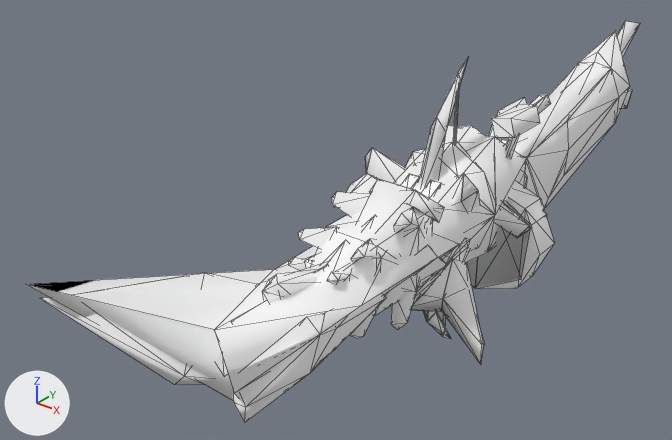
Two versions of the glTF model docs/models/weapons/w06/005.glb, one commit apart.
Rendered twice from a camera (50 mm lens) standing at (1.043, -1.979, 0.747) and looking at (-0.221, -0.398, -0.233). The lights are fixed; the arrows at lower left show +X, +Y and +Z. The first picture is the older version. Mesh edges are drawn as thin lines. Vertices at exactly the same position are counted once.

Script lines for the objects in view, before the commit:
```python
me_group_1 = bpy.data.meshes.new('Group[1]')
me_group_1.from_pydata(...)  # 139 vertices, 192 faces; spans x -0.25..0.25, y -1.219..-0.355, z -0.37..-0.054
# faces by material slot: [2, 108, 82]
me_group_1.materials.append(mat_xfba0__m00_lbg005)  # white #ffffff
me_group_1.materials.append(mat_xfb__m00_lbg005)  # white #ffffff
me_group_1.materials.append(mat_xfb__e_m00_lbg005)  # white #ffffff
me_group_100 = bpy.data.meshes.new('Group[100]')
me_group_100.from_pydata(...)  # 107 vertices, 154 faces; spans x -0.222..0.222, y -0.489..0.805, z -0.583..0.166
me_group_100.materials.append(mat_xfb__m00_lbg005)  # white #ffffff
me_group_2 = bpy.data.meshes.new('Group[2]')
me_group_2.from_pydata(...)  # 214 vertices, 339 faces; spans x -0.103..0.103, y -0.893..-0.275, z -0.347..-0.054
# faces by material slot: [306, 33]
me_group_2.materials.append(mat_xfb__m00_lbg005)  # white #ffffff
me_group_2.materials.append(mat_xfb__e_m00_lbg005)  # white #ffffff
ob_group_1 = bpy.data.objects.new('Group[1]', me_group_1)
ob_group_1.location = (0.0, 0.0, 0.0)
ob_group_100 = bpy.data.objects.new('Group[100]', me_group_100)
ob_group_100.location = (0.0, 0.0, 0.0)
ob_group_2 = bpy.data.objects.new('Group[2]', me_group_2)
ob_group_2.location = (0.0, 0.0, 0.0)
# also in view: 'Group[0]' at (-0.015, 0.176, -0.209)
```
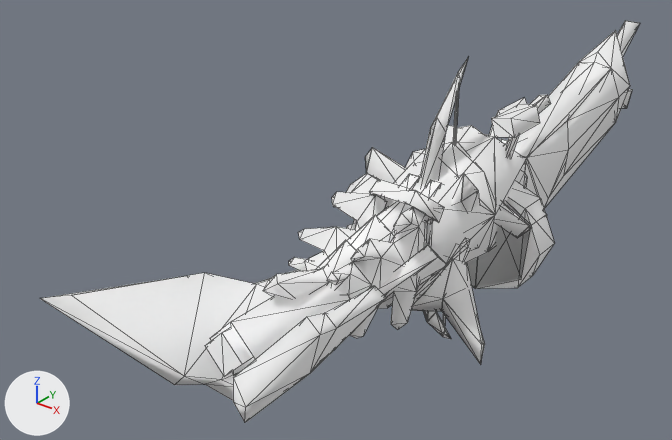
The change, as a list of edits to the scene's bpy script:
```text
Change me_group_1:
    used by ob_group_1; location = (0.0, 0.0, 0.0)
    remove me_group_1.from_pydata(...)  # 139 vertices, 192 faces; spans x -0.25..0.25, y -1.219..-0.355, z -0.37..-0.054
    add me_group_1.from_pydata(...)  # 131 vertices, 174 faces; spans x -0.249..0.249, y -1.197..-0.355, z -0.37..-0.078
    me_group_1 part 1
    8 vertices are removed from x -0.25..0.25, y -1.219..-0.399, z -0.186..-0.054
    18 faces are deleted
Change me_group_2:
    used by ob_group_2; location = (0.0, 0.0, 0.0)
    remove me_group_2.from_pydata(...)  # 214 vertices, 339 faces; spans x -0.103..0.103, y -0.893..-0.275, z -0.347..-0.054
    add me_group_2.from_pydata(...)  # 193 vertices, 309 faces; spans x -0.103..0.103, y -0.892..-0.391, z -0.344..-0.056
    me_group_2 part 2: the loose piece of 9 vertices spanning x -0.067..0.067, y -0.803..-0.42, z -0.29..-0.11 is deleted
    me_group_2 part 3: the loose piece of 7 vertices spanning x -0.081..0.081, y -0.708..-0.307, z -0.347..-0.054 is deleted
    me_group_2 part 4: the loose piece of 5 vertices spanning x -0.024..0.024, y -0.893..-0.275, z -0.223..-0.115 is deleted
```

What differs and where, as boxes [x1, y1, x2, y2] in the pictures (672 x 440 px):
'Group[1]', reshaped (6% narrower)
    before: [26, 174, 460, 423]
    after: [40, 174, 447, 423]
'Group[2]', reshaped
    before: [263, 178, 443, 338]
    after: [263, 179, 443, 338]
part 1 of me_group_1, deleted
    before: [26, 234, 460, 401]
part 2 of me_group_2, deleted
    before: [310, 211, 432, 316]
part 3 of me_group_2, deleted
    before: [357, 178, 421, 230]
part 4 of me_group_2, deleted (mostly hidden)
    before: [263, 261, 329, 302]
